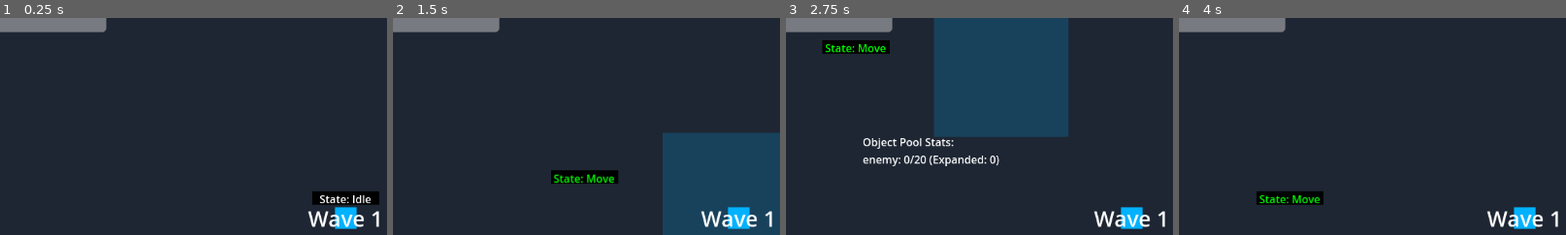
Above: before the commit, frames 1-4 (left to right).
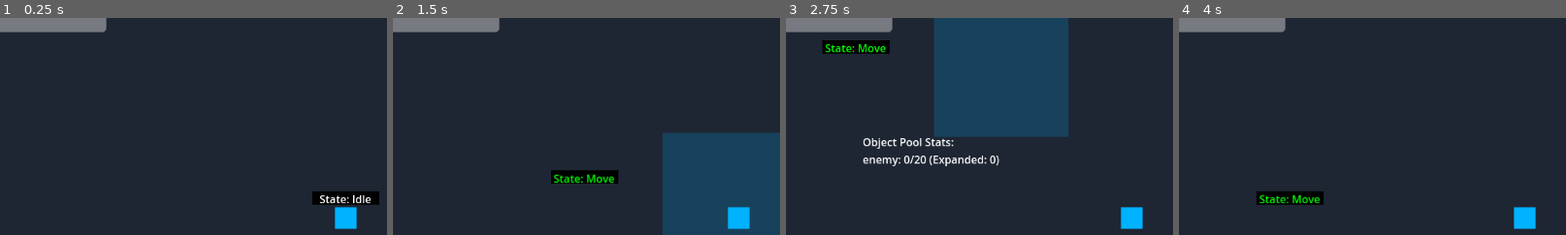
Above: after the commit, the same moments.

Repository: brian-cook/czgame
Game: Godot game, scene res://src/scenes/test/test_game.tscn
The game is run twice, just before and just after one commit, with the same random seed, the same clock (stepped at 60 frames per second) and the same inputs.
Inputs (mouse positions are % of the whole screen's width and height, from its top left):
- Up to frame 1 (0.25 s): no input
- Up to frame 2 (1.5 s): tap Enter at 0.5 s; move the mouse to (72, 45) at 0.52 s; press the mouse at (72, 45) at 0.53 s; hold D (move_right) 0.53-1.28 s; move the mouse to (30, 55) at 1.27 s; release the mouse at (30, 55) at 1.28 s; hold S (move_down) from 1.28 s (still down); tap Space (place_zone) at 1.35 s
- Up to frame 3 (2.75 s): move the mouse to (60, 28) at 2.02 s; release S (move_down) at 2.03 s; press the mouse at (60, 28) at 2.03 s; hold D (move_right) from 2.03 s (still down)
- Up to frame 4 (4 s): move the mouse to (45, 70) at 2.77 s; release D (move_right) at 2.78 s; release the mouse at (45, 70) at 2.78 s; hold W (move_up) 2.78-3.53 s; tap Space (place_zone) at 2.85 s; click (45, 70) at 2.92 s; move the mouse to (80, 65) at 3.52 s; press the mouse at (80, 65) at 3.53 s; hold A (move_left) from 3.53 s (still down)
The pictures show only the part of the screen within x 5-55%, y 4-54%; the shares and areas given below are measured in that part.

The runs differ from the first frame. In frame 1, 0.6% of the frame differs, in the area x 79-98%, y 88-97%; in frame 2, 0.6%; in frame 3, 0.6%; in frame 4, 0.6%.

Commit message:
working on enemy setup

Diff:
--- a/src/scenes/ui/wave_indicator.tscn
+++ b/src/scenes/ui/wave_indicator.tscn
@@ -4,30 +4,50 @@
 
 [sub_resource type="Animation" id="Animation_1"]
 resource_name = "wave_start"
-length = 2.0
+length = 3.0
 tracks/0/type = "value"
 tracks/0/path = NodePath("WaveLabel:modulate")
 tracks/0/interp = 1
 tracks/0/loop = false
 tracks/0/keys = {
-"times": PackedFloat32Array(0, 0.5, 1.5, 2),
+"times": PackedFloat32Array(0, 0.5, 2.0, 3.0),
 "transitions": PackedFloat32Array(1, 1, 1, 1),
 "update": 0,
 "values": [Color(1, 1, 1, 0), Color(1, 1, 1, 1), Color(1, 1, 1, 1), Color(1, 1, 1, 0)]
 }
+tracks/1/type = "value"
+tracks/1/path = NodePath("WaveLabel:scale")
+tracks/1/interp = 1
+tracks/1/loop = false
+tracks/1/keys = {
+"times": PackedFloat32Array(0, 0.5),
+"transitions": PackedFloat32Array(0.5, 1),
+"update": 0,
+"values": [Vector2(1.5, 1.5), Vector2(1, 1)]
+}
 
 [sub_resource type="Animation" id="Animation_2"]
 resource_name = "wave_complete"
-length = 2.0
+length = 3.0
 tracks/0/type = "value"
 tracks/0/path = NodePath("WaveLabel:modulate")
 tracks/0/interp = 1
 tracks/0/loop = false
 tracks/0/keys = {
-"times": PackedFloat32Array(0, 0.5, 1.5, 2),
+"times": PackedFloat32Array(0, 0.5, 2.0, 3.0),
 "transitions": PackedFloat32Array(1, 1, 1, 1),
 "update": 0,
 "values": [Color(1, 1, 1, 0), Color(1, 1, 1, 1), Color(1, 1, 1, 1), Color(1, 1, 1, 0)]
+}
+tracks/1/type = "value"
+tracks/1/path = NodePath("WaveLabel:scale")
+tracks/1/interp = 1
+tracks/1/loop = false
+tracks/1/keys = {
+"times": PackedFloat32Array(0, 0.5),
+"transitions": PackedFloat32Array(0.5, 1),
+"update": 0,
+"values": [Vector2(1.5, 1.5), Vector2(1, 1)]
 }
 
 [sub_resource type="AnimationLibrary" id="AnimationLibrary_1"]
@@ -79,6 +99,20 @@
 text = "Next Wave in: 5.0"
 horizontal_alignment = 1
 
+[node name="ProgressLabel" type="Label" parent="."]
+visible = false
+layout_mode = 1
+anchors_preset = 5
+anchor_left = 0.5
+anchor_right = 0.5
+offset_left = -100.0
+offset_top = 20.0
+offset_right = 100.0
+offset_bottom = 46.0
+grow_horizontal = 2
+text = "Enemies Remaining: 5/5"
+horizontal_alignment = 1
+
 [node name="AnimationPlayer" type="AnimationPlayer" parent="."]
 libraries = {
 "": SubResource("AnimationLibrary_1")
--- a/src/scripts/managers/enemy_spawn_manager.gd
+++ b/src/scripts/managers/enemy_spawn_manager.gd
@@ -21,11 +21,32 @@
 var _object_pool: ObjectPoolManager
 var _player: Node2D
 var _wave_indicator: WaveIndicator
+var _wave_delay := 3.0  # Time between waves
+var _preparation_timer: Timer
+var _spawn_timer: Timer
+var _stagger_timer: Timer
+var _total_enemies: int = 0
 
 func initialize(object_pool: ObjectPoolManager, player: Node2D, wave_indicator: WaveIndicator = null) -> void:
 	_object_pool = object_pool
 	_player = player
 	_wave_indicator = wave_indicator
+
+func _ready() -> void:
+	_setup_timers()
+
+func _setup_timers() -> void:
+	_preparation_timer = Timer.new()
+	_preparation_timer.one_shot = true
+	add_child(_preparation_timer)
+
+	_spawn_timer = Timer.new()
+	_spawn_timer.one_shot = true
+	add_child(_spawn_timer)
+
+	_stagger_timer = Timer.new()
+	_stagger_timer.one_shot = true
+	add_child(_stagger_timer)
 
 func start_next_wave() -> void:
 	if _wave_in_progress:
@@ -40,21 +61,27 @@
 		_wave_indicator.start_preparation_countdown(wave_preparation_time)
 
 	# Start preparation time
-	get_tree().create_timer(wave_preparation_time).timeout.connect(
+	_preparation_timer.start(wave_preparation_time)
+	_preparation_timer.timeout.connect(
 		func():
 			_spawn_wave(enemies_to_spawn)
 			wave_started.emit(_current_wave)
 			if _wave_indicator:
 				_wave_indicator.show_wave_start(_current_wave)
-	)
+	, CONNECT_ONE_SHOT)
 
 func _spawn_wave(enemy_count: int) -> void:
 	_enemies_remaining = enemy_count
+	_total_enemies = enemy_count
 	_wave_in_progress = true
+
+	if _wave_indicator:
+		_wave_indicator.update_progress(_enemies_remaining, _total_enemies)
 
 	for i in enemy_count:
 		_spawn_enemy()
-		await get_tree().create_timer(0.2).timeout  # Stagger spawns
+		_stagger_timer.start(0.2)  # Stagger spawns
+		await _stagger_timer.timeout
 
 func _spawn_enemy() -> void:
 	if not _object_pool or not _player:
@@ -66,9 +93,7 @@
 		var spawn_pos = _get_spawn_position()
 
 		# Apply wave-based scaling
-		enemy.max_health += health_increase_per_wave * (_current_wave - 1)
-		enemy.damage += damage_increase_per_wave * (_current_wave - 1)
-		enemy.speed += speed_increase_per_wave * (_current_wave - 1)
+		_apply_wave_scaling(enemy)
 
 		enemy.initialize(spawn_pos)
 		enemy.enemy_died.connect(_on_enemy_died)
@@ -76,14 +101,19 @@
 func _on_enemy_died() -> void:
 	_enemies_remaining -= 1
 
+	if _wave_indicator:
+		_wave_indicator.update_progress(_enemies_remaining, _total_enemies)
+
 	if _enemies_remaining <= 0:
 		_wave_in_progress = false
 		wave_completed.emit(_current_wave)
 		if _wave_indicator:
+			_wave_indicator.hide_progress()
 			_wave_indicator.show_wave_complete(_current_wave)
 
 		# Start next wave after delay
-		get_tree().create_timer(3.0).timeout.connect(start_next_wave)
+		_spawn_timer.start(_wave_delay)
+		_spawn_timer.timeout.connect(start_next_wave, CONNECT_ONE_SHOT)
 
 func _get_spawn_position() -> Vector2:
 	if not _player:
@@ -91,3 +121,8 @@
 
 	var angle = randf() * TAU
 	return _player.position + Vector2.RIGHT.rotated(angle) * spawn_radius
+
+func _apply_wave_scaling(enemy: BasicEnemy) -> void:
+	enemy.max_health += health_increase_per_wave * (_current_wave - 1)
+	enemy.damage += damage_increase_per_wave * (_current_wave - 1)
+	enemy.speed += speed_increase_per_wave * (_current_wave - 1)
--- /dev/null
+++ b/src/scripts/managers/game_manager.gd
@@ -0,0 +1,8 @@
+class_name GameManager
+extends Node
+
+signal game_over(score: int)
+
+func _on_player_died() -> void:
+    game_over.emit(calculate_final_score())
+    show_game_over_screen()
--- /dev/null
+++ b/src/scripts/ui/health_display.gd
@@ -0,0 +1,10 @@
+class_name HealthDisplay
+extends Control
+
+@onready var health_bar := $HealthBar
+@onready var health_label := $HealthLabel
+
+func update_health(current: float, max_health: float) -> void:
+    health_bar.value = current
+    health_bar.max_value = max_health
+    health_label.text = "%d/%d" % [current, max_health]
--- a/src/scripts/ui/wave_indicator.gd
+++ b/src/scripts/ui/wave_indicator.gd
@@ -4,17 +4,28 @@
 @onready var wave_label: Label = $WaveLabel
 @onready var timer_label: Label = $TimerLabel
 @onready var animation_player: AnimationPlayer = $AnimationPlayer
+@onready var progress_label: Label = $ProgressLabel
 
 var _preparation_time: float = 0.0
 var _timer: float = 0.0
 var _in_preparation: bool = false
 
+func _ready() -> void:
+	# Hide labels initially
+	wave_label.modulate = Color(1, 1, 1, 0)
+	timer_label.hide()
+	progress_label.hide()
+
 func show_wave_start(wave_number: int) -> void:
+	wave_label.modulate = Color(1, 1, 1, 0)  # Reset modulate before animation
 	wave_label.text = "Wave %d" % wave_number
+	animation_player.stop()  # Stop any running animations
 	animation_player.play("wave_start")
 
 func show_wave_complete(wave_number: int) -> void:
+	wave_label.modulate = Color(1, 1, 1, 0)  # Reset modulate before animation
 	wave_label.text = "Wave %d Complete!" % wave_number
+	animation_player.stop()  # Stop any running animations
 	animation_player.play("wave_complete")
 
 func start_preparation_countdown(time: float) -> void:
@@ -31,3 +42,10 @@
 		if _timer <= 0:
 			_in_preparation = false
 			timer_label.hide()
+
+func update_progress(remaining: int, total: int) -> void:
+	progress_label.text = "Enemies Remaining: %d/%d" % [remaining, total]
+	progress_label.show()
+
+func hide_progress() -> void:
+	progress_label.hide()
Not shown, changed: ai_resources/checklists/core_game_loop_checklist.txt
